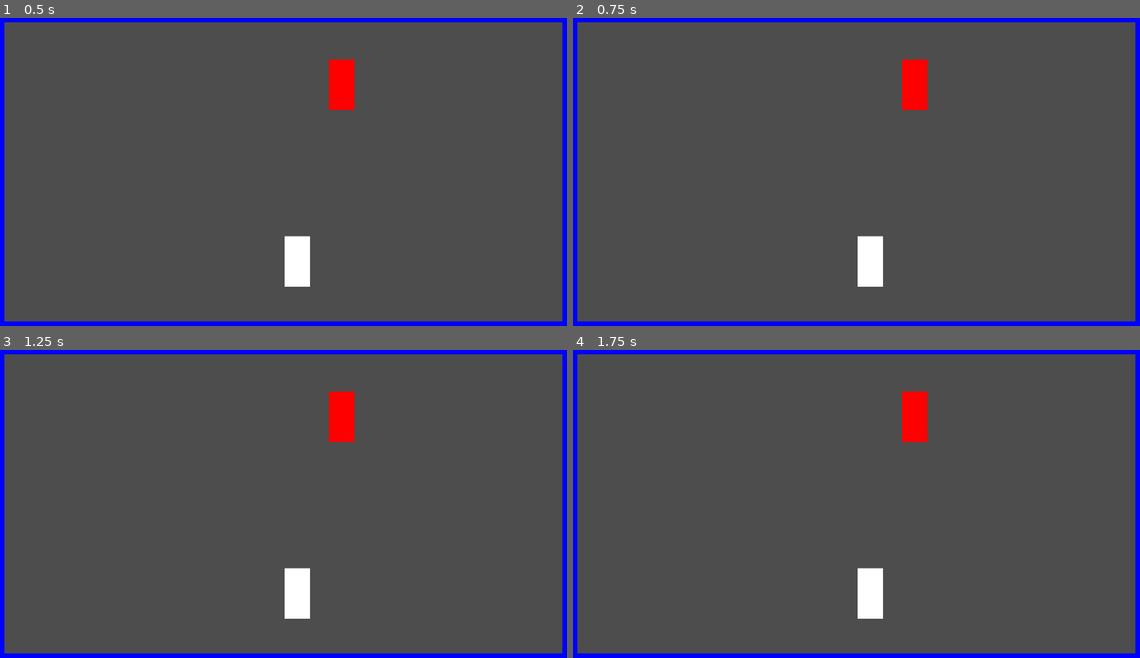
Above: before the commit, frames 1-4 (two rows, left to right).
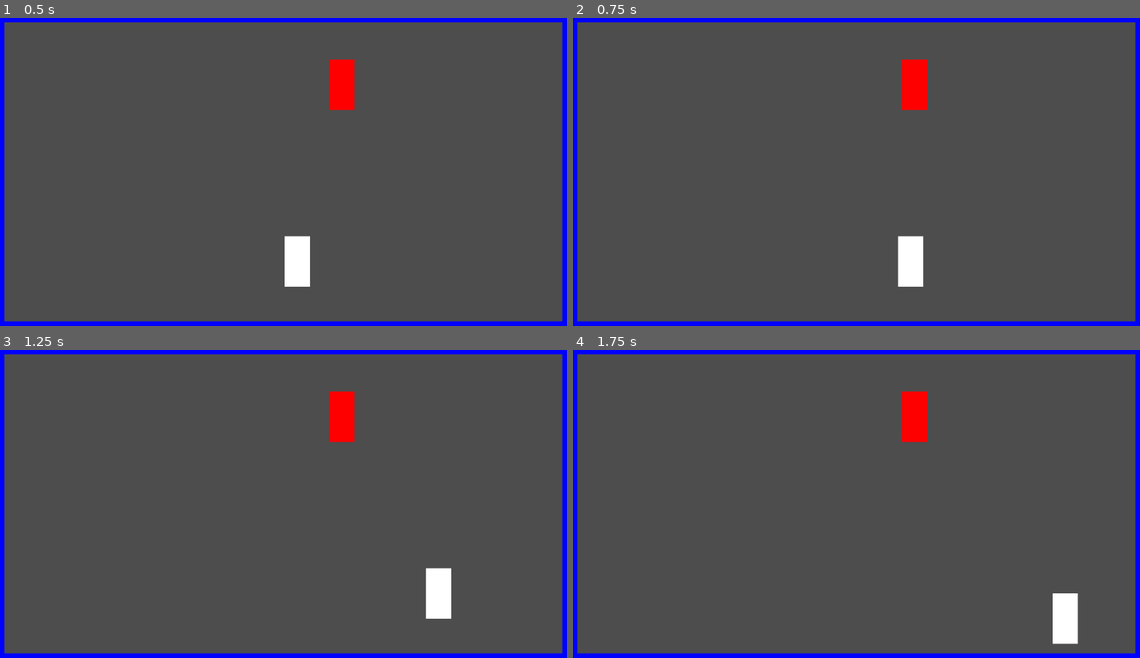
Above: after the commit, the same moments.

Repository: KDing0/GGJGodot
Game: Godot game, scene res://gamescene.tscn
Same seed, same stepped clock (60 frames per second), same inputs: the game is played once before the commit and once after it.
Inputs:
- Up to frame 1 (0.5 s): no input
- Up to frame 2 (0.75 s): tap Enter at 0.5 s; hold Right (ui_right) from 0.53 s (still down)
- Up to frame 3 (1.25 s): keep holding Right (ui_right)
- Up to frame 4 (1.75 s): release Right (ui_right) at 1.28 s; hold Down (ui_down) from 1.28 s (still down)

Frame 1 is identical in both runs. In frame 2, 1.5% of the frame differs, in the area x 50-62%, y 70-88%; in frame 3, 1.5%; in frame 4, 1.5%.

Commit message:
movement

Diff:
--- /dev/null
+++ b/src/Player/player.gd
@@ -0,0 +1,24 @@
+extends CharacterBody2D
+
+##TODO add animation
+
+const SPEED = 400.0
+
+
+func _physics_process(delta):
+
+	# Get the input direction and handle the movement/deceleration.
+	# As good practice, you should replace UI actions with custom gameplay actions.
+	var horizontal = Input.get_axis("ui_left", "ui_right")
+	var vertically = Input.get_axis("ui_up", "ui_down")
+	if horizontal:
+		velocity.x = horizontal * SPEED
+	else:
+		velocity.x = move_toward(velocity.x, 0, 15)
+
+	if vertically:
+		velocity.y = vertically * SPEED
+	else:
+		velocity.y = move_toward(velocity.y, 0, 15)
+
+	move_and_slide()
--- a/src/Player/player.tscn
+++ b/src/Player/player.tscn
@@ -1,4 +1,6 @@
-[gd_scene load_steps=3 format=3 uid="uid://ipk1i003beqy"]
+[gd_scene load_steps=4 format=3 uid="uid://ipk1i003beqy"]
+
+[ext_resource type="Script" path="res://Player/player.gd" id="1_3kvjb"]
 
 [sub_resource type="CapsuleShape2D" id="CapsuleShape2D_161ag"]
 radius = 25.0
@@ -11,6 +13,7 @@
 position = Vector2(-1, -2)
 collision_layer = 2
 collision_mask = 13
+script = ExtResource("1_3kvjb")
 
 [node name="CollisionShape2D" type="CollisionShape2D" parent="."]
 shape = SubResource("CapsuleShape2D_161ag")
--- a/src/project.godot
+++ b/src/project.godot
@@ -15,6 +15,15 @@
 config/features=PackedStringArray("4.0", "Forward Plus")
 config/icon="res://icon.svg"
 
+[input]
+
+shoot={
+"deadzone": 0.5,
+"events": [Object(InputEventMouseButton,"resource_local_to_scene":false,"resource_name":"","device":-1,"window_id":0,"alt_pressed":false,"shift_pressed":false,"ctrl_pressed":false,"meta_pressed":false,"button_mask":1,"position":Vector2(228, 6),"global_position":Vector2(232, 49),"factor":1.0,"button_index":1,"pressed":true,"double_click":false,"script":null)
+, Object(InputEventKey,"resource_local_to_scene":false,"resource_name":"","device":-1,"window_id":0,"alt_pressed":false,"shift_pressed":false,"ctrl_pressed":false,"meta_pressed":false,"pressed":false,"keycode":0,"physical_keycode":32,"key_label":0,"unicode":32,"echo":false,"script":null)
+]
+}
+
 [layer_names]
 
 2d_physics/layer_1="World"
